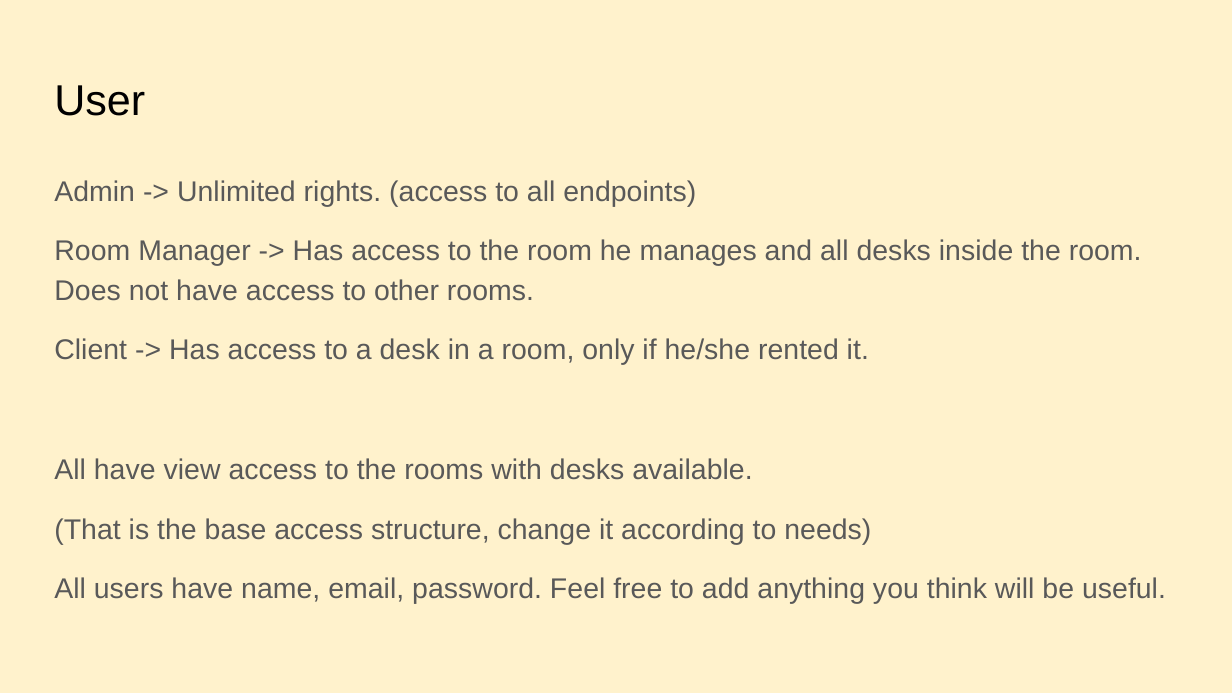
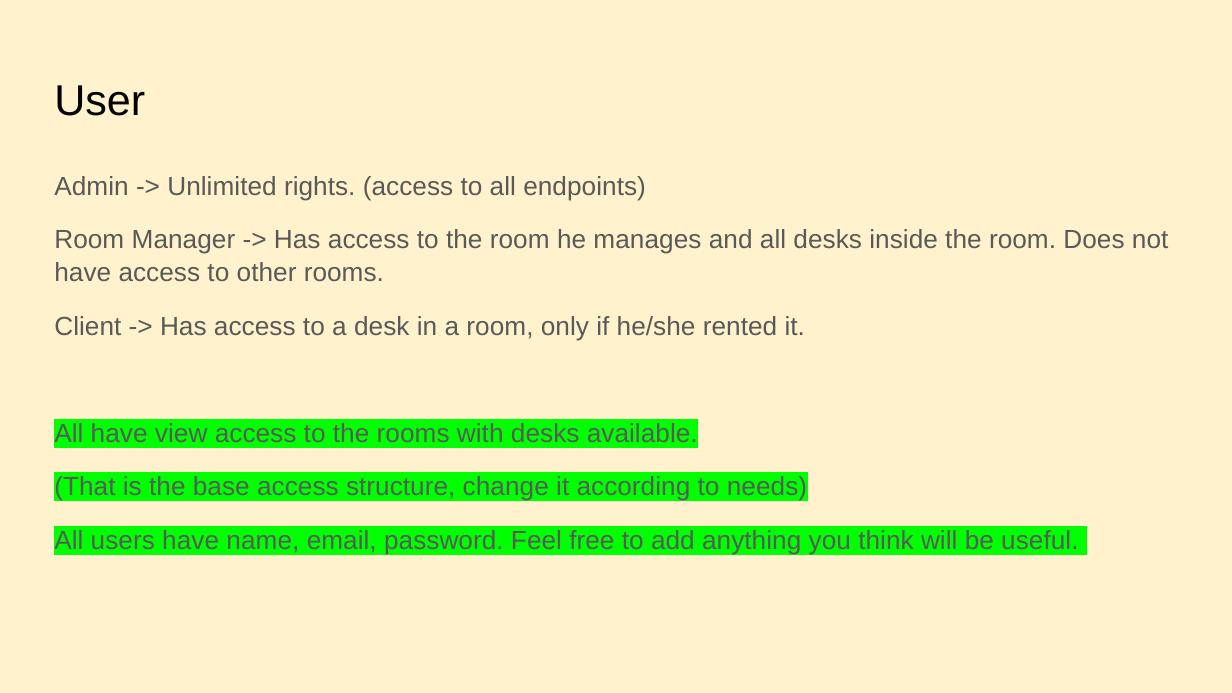
Before and after one commit to NikiStoyanov/RentingSystem, a slide deck: slide 5 of Programmingo project.pptx. Drawn at 1232x693 pixels with LibreOffice and Linux fonts; fonts in the diff are those of the drawing. Boxes give left, top, right and bottom in pixels: in the first picture for what was removed or moved away, otherwise in the second. Text is boxed around its words. In the diff, an @@ line names an element or a change of style, - is before the commit and + after.

```diff
--- a/Programmingo project.pptx
+++ b/Programmingo project.pptx
@@ text "Admin -> Unlimited rights. (access ..." at (54,176,1168,555): size 16.6 to 15.3 pt; highlight none to #00FF00 in "All have view access to the rooms ...", "(That is the base access structure, change ...", "All users have name, email, password. Feel ..."; line spacing 1.15 to 1.05 @@
```
Also in this commit, not shown: 5 other slides changed, 8 other files.
